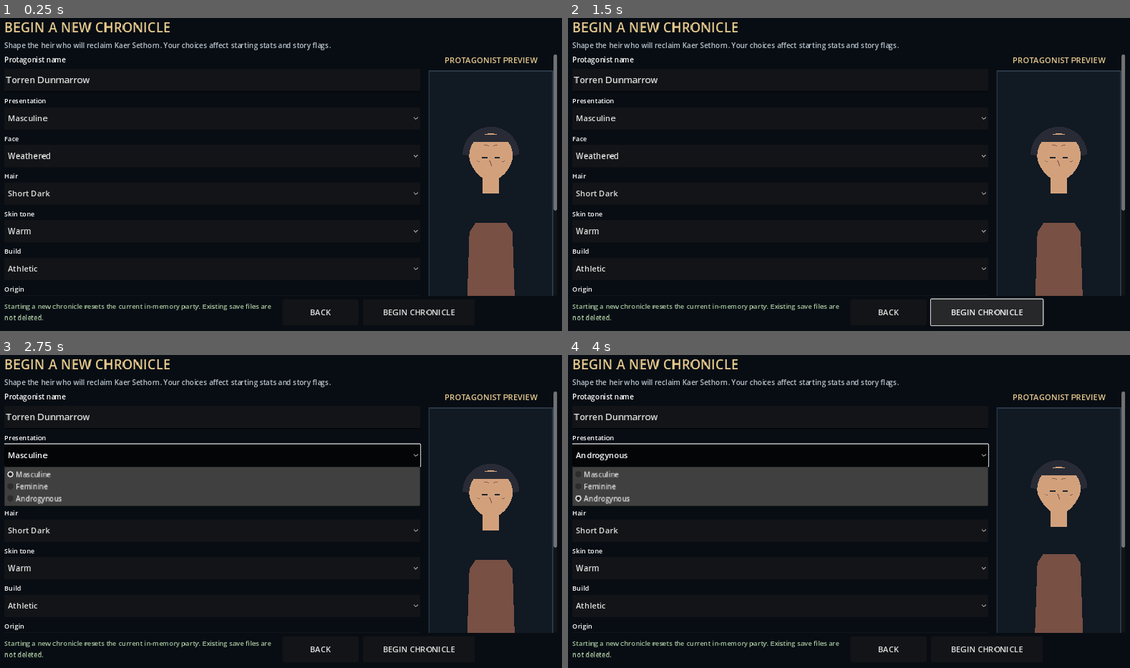
Above: before the commit, frames 1-4 (two rows, left to right).
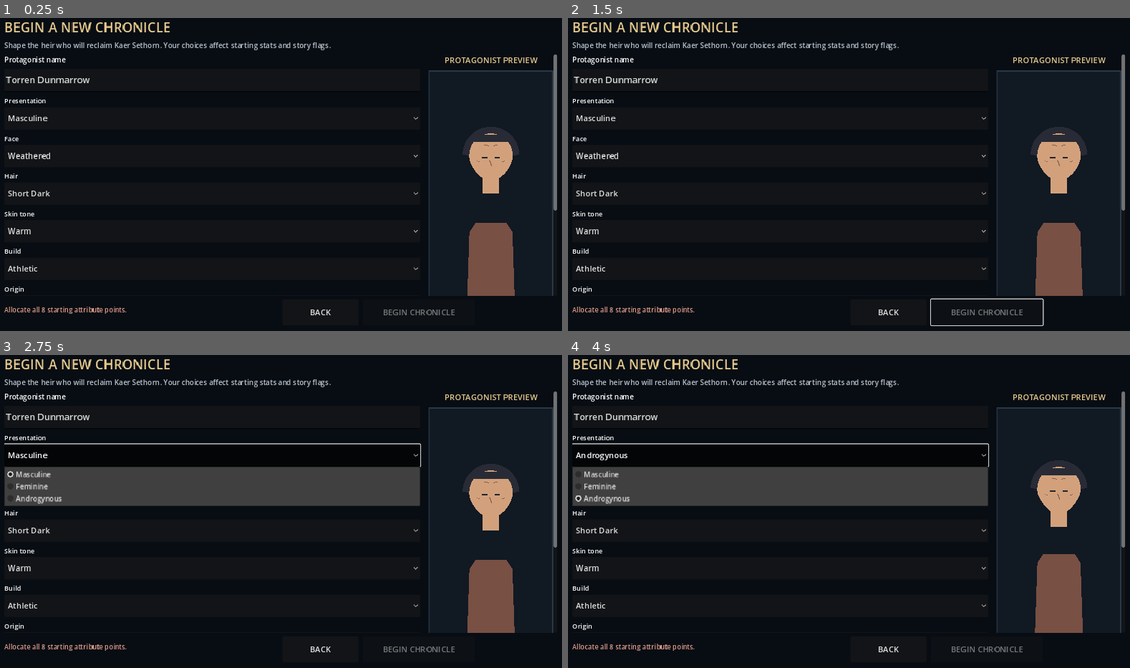
Above: after the commit, the same moments.

Repository: ninjun42215-gif/KindleWake
Game: Godot game, scene res://CharacterCreator.tscn
Same seed, same stepped clock (60 frames per second), same inputs: the game is played once before the commit and once after it. This scene is started directly instead of the project's main scene.
Inputs (mouse positions are in pixels of both pictures, inside the frame that each line leads up to):
- Up to frame 1 (0.25 s): no input
- Up to frame 2 (1.5 s): click (989, 312) at 0.5 s, where only the run before the commit has a clickable "BEGIN CHRONICLE"; click (989, 312) at 1.25 s, where only the run before the commit has a clickable "BEGIN CHRONICLE"
- Up to frame 3 (2.75 s): click "Masculine" at 2 s
- Up to frame 4 (4 s): click "Weathered" at 2.75 s; click "Androgynous" at 3.5 s

The runs differ from the first frame. In frame 1, 0.7% of the frame differs, in the area x 0-81%, y 91-97%; in frame 2, 2.2%, in the area x 0-85%, y 89-99%; in frame 3, 0.7%; in frame 4, 0.7%.

Commit message:
Add validated starting stat allocation for protagonist creation

Diff:
--- a/Kindlewake/scripts/core/character_creation.gd
+++ b/Kindlewake/scripts/core/character_creation.gd
@@ -52,6 +52,15 @@
         return "That weapon preference does not fit the selected discipline."
     if not (config.get("temperaments", {}) as Dictionary).has(str(profile.get("temperament", ""))):
         return "Choose a valid temperament."
+    var allocation: Dictionary = profile.get("stat_allocation", {})
+    var points := 0
+    for stat in ["str", "dex", "int", "vit", "spd", "lck"]:
+        var value := int(allocation.get(stat, 0))
+        if value < 0 or value > 5:
+            return "Starting attribute allocations must be between 0 and 5."
+        points += value
+    if points != int(config.get("stat_points", 8)):
+        return "Allocate all %d starting attribute points." % int(config.get("stat_points", 8))
     return ""
 
 
@@ -67,6 +76,9 @@
     var stats: Dictionary = result.get("stats", {}).duplicate(true)
     _apply_stat_bonus(stats, origin.get("stat_bonus", {}))
     _apply_stat_bonus(stats, temperament.get("stat_bonus", {}))
+    var allocation: Dictionary = profile.get("stat_allocation", {})
+    for stat in ["str", "dex", "int", "vit", "spd", "lck"]:
+        stats[stat] = int(stats.get(stat, 0)) + int(allocation.get(stat, 0))
     result["name"] = str(profile["name"]).strip_edges()
     result["class_id"] = str(discipline["class_id"])
     result["house"] = str(origin.get("house", "dunmarrow"))
@@ -93,6 +105,7 @@
         "weapon_preference": preference,
         "starting_weapon_item": starting_weapon,
         "temperament": str(profile["temperament"]),
+        "stat_allocation": allocation.duplicate(true),
         "origin_tags": (origin.get("tags", []) as Array).duplicate(),
     }
     return result
